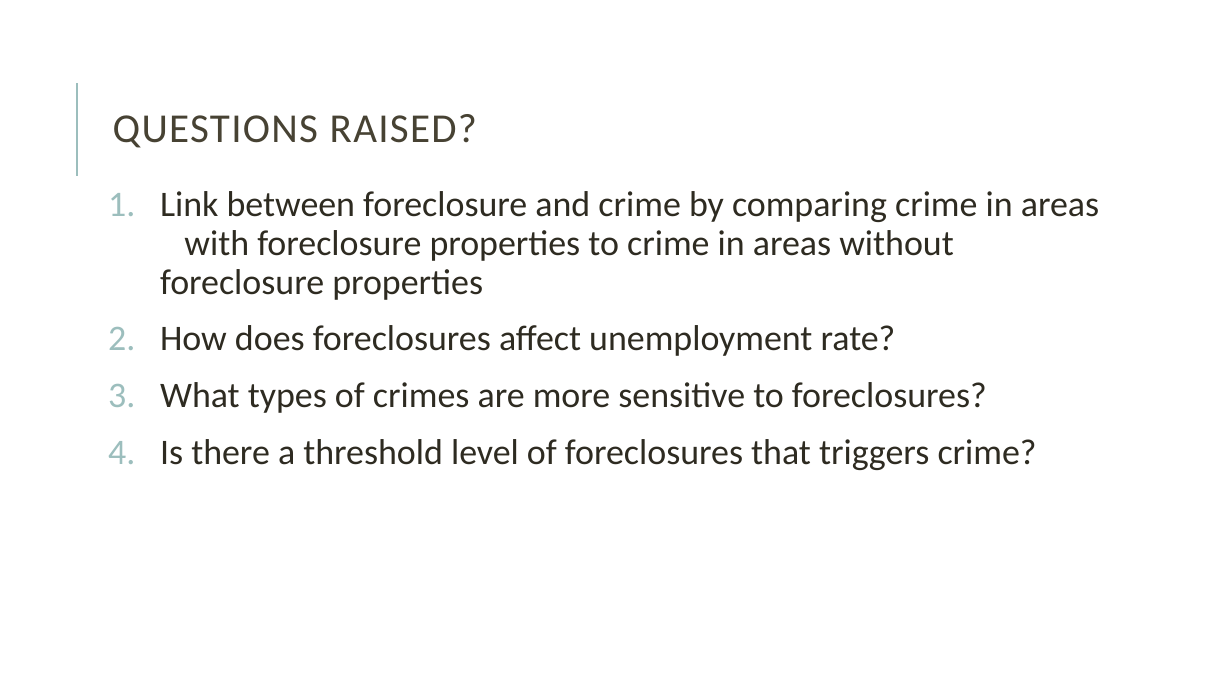
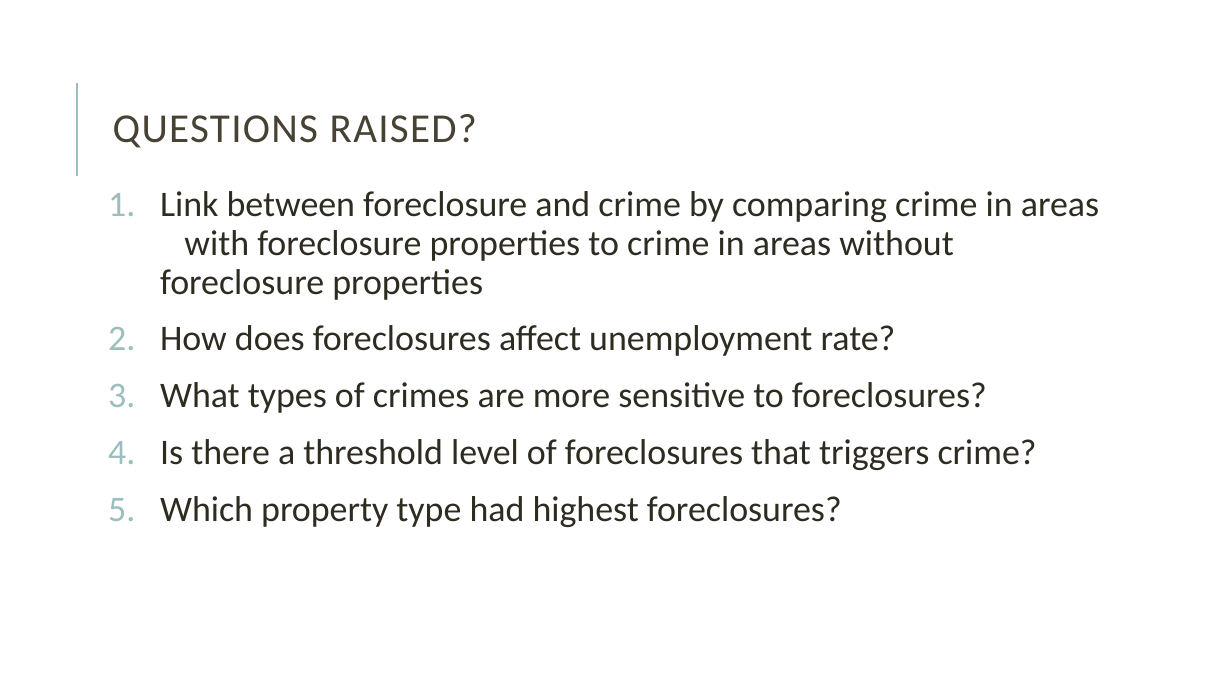
Before and after one commit to rks7255/RUTGProject1, a slide deck: slide 3 of Reena/Presentation Final Draft.pptx. Drawn at 1232x693 pixels with LibreOffice and Linux fonts; fonts in the diff are those of the drawing. Boxes give left, top, right and bottom in pixels: in the first picture for what was removed or moved away, otherwise in the second. Text is boxed around its words. In the diff, an @@ line names an element or a change of style, - is before the commit and + after.

```diff
--- a/Reena/Presentation Final Draft.pptx
+++ b/Reena/Presentation Final Draft.pptx
@@ text at bbox=[160, 496, 842, 527]: paragraph added @@
+5. Which property type had highest foreclosures?
```
Also in this commit, not shown: 4 other slides changed, 5 slides added, 1 slide removed.
